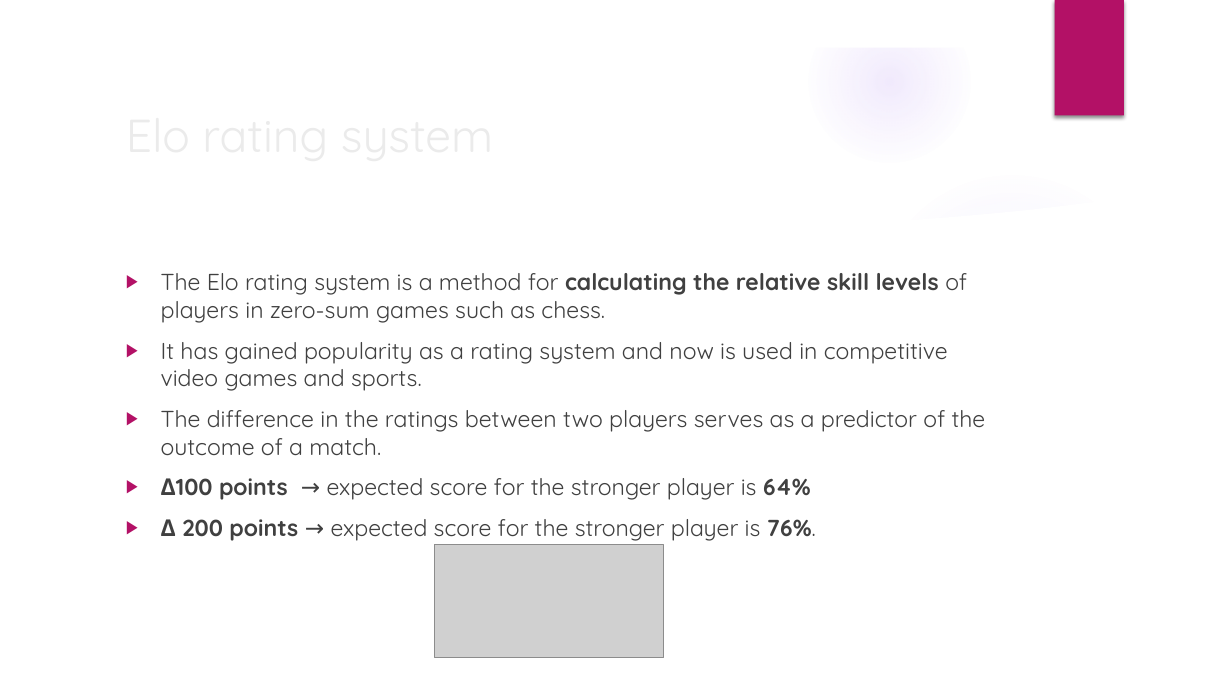
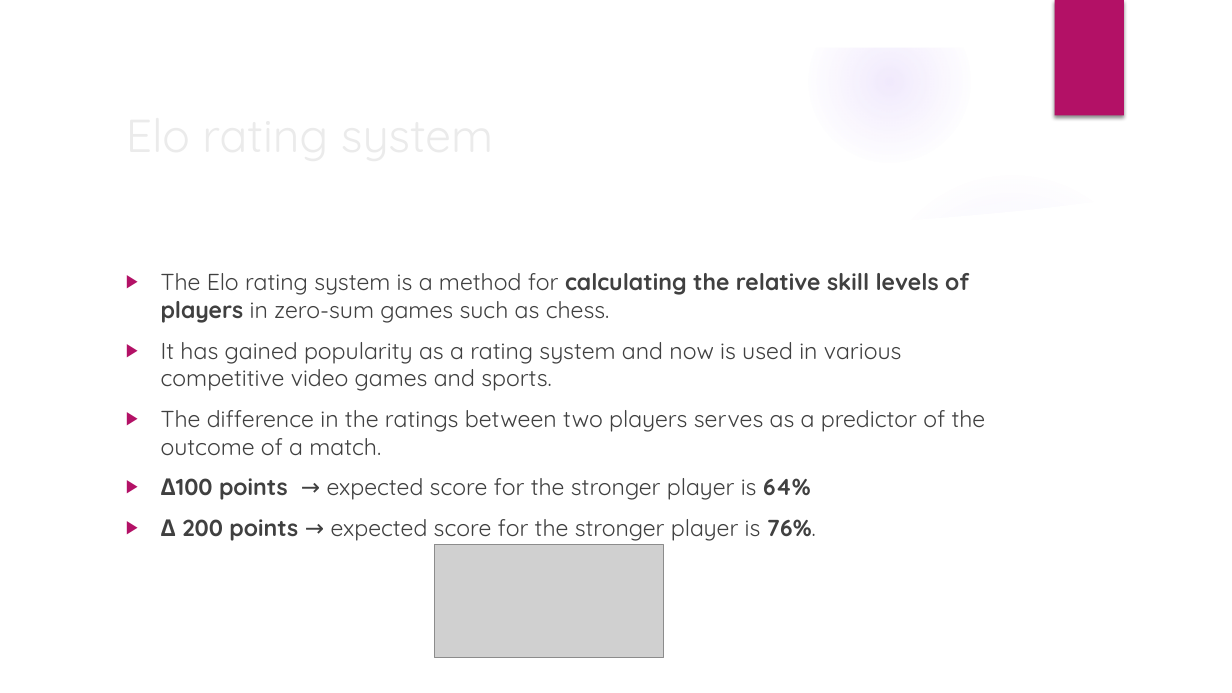
Before and after one commit to salimelawad/MonteCarloWorldCup2018, a slide deck: slide 5 of MonteCarloWorldCup2018.pptx. Drawn at 1232x693 pixels with LibreOffice and Linux fonts; fonts in the diff are those of the drawing; grey boxes stand for pictures; background and template pictures are left out. Boxes give left, top, right and bottom in pixels: in the first picture for what was removed or moved away, otherwise in the second. Text is boxed around its words. In the diff, an @@ line names an element or a change of style, - is before the commit and + after.

```diff
--- a/MonteCarloWorldCup2018.pptx
+++ b/MonteCarloWorldCup2018.pptx
@@ text at box(161, 273, 969, 323): bold on in "of players" @@
@@ text at box(161, 342, 902, 391): text changed @@
-▶ It has gained popularity as a rating system and now is used in competitive video games and sports.
+▶ It has gained popularity as a rating system and now is used in various competitive video games and sports.
```
Also in this commit, not shown: 2 other slides changed, 1 other file.
